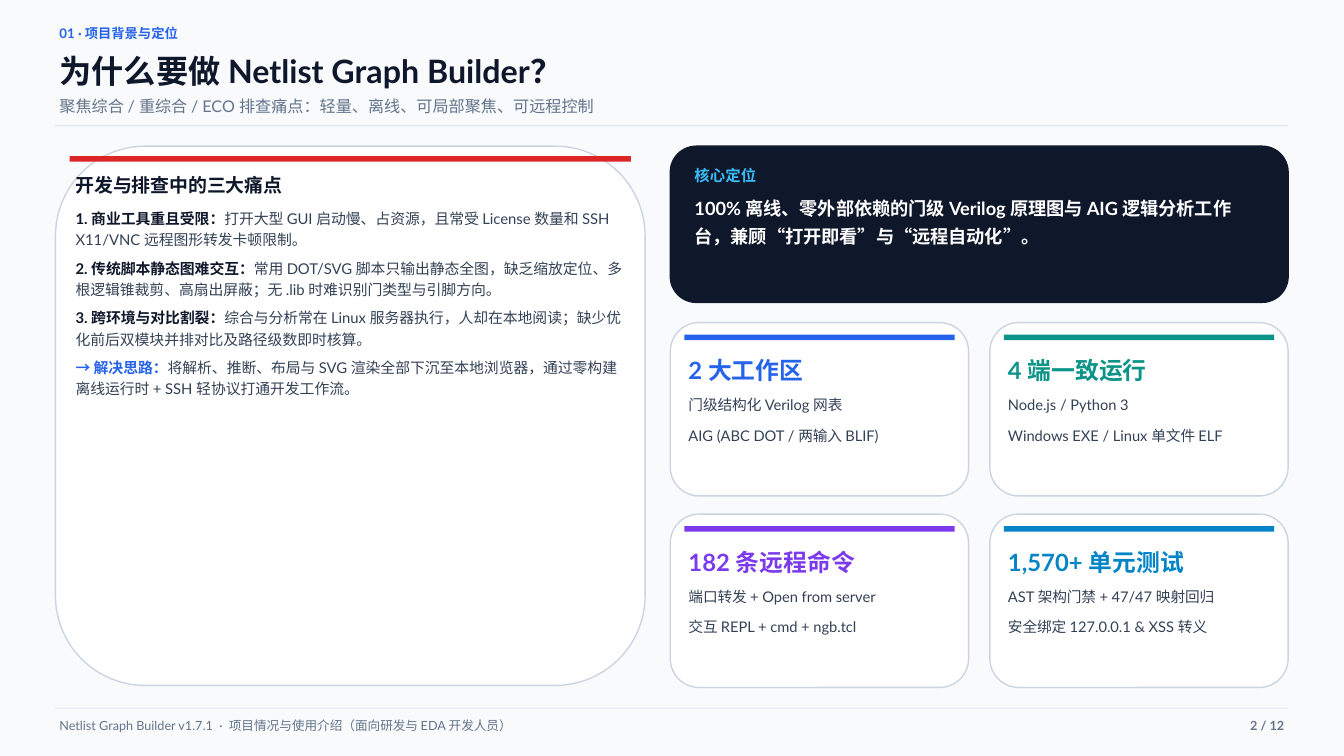
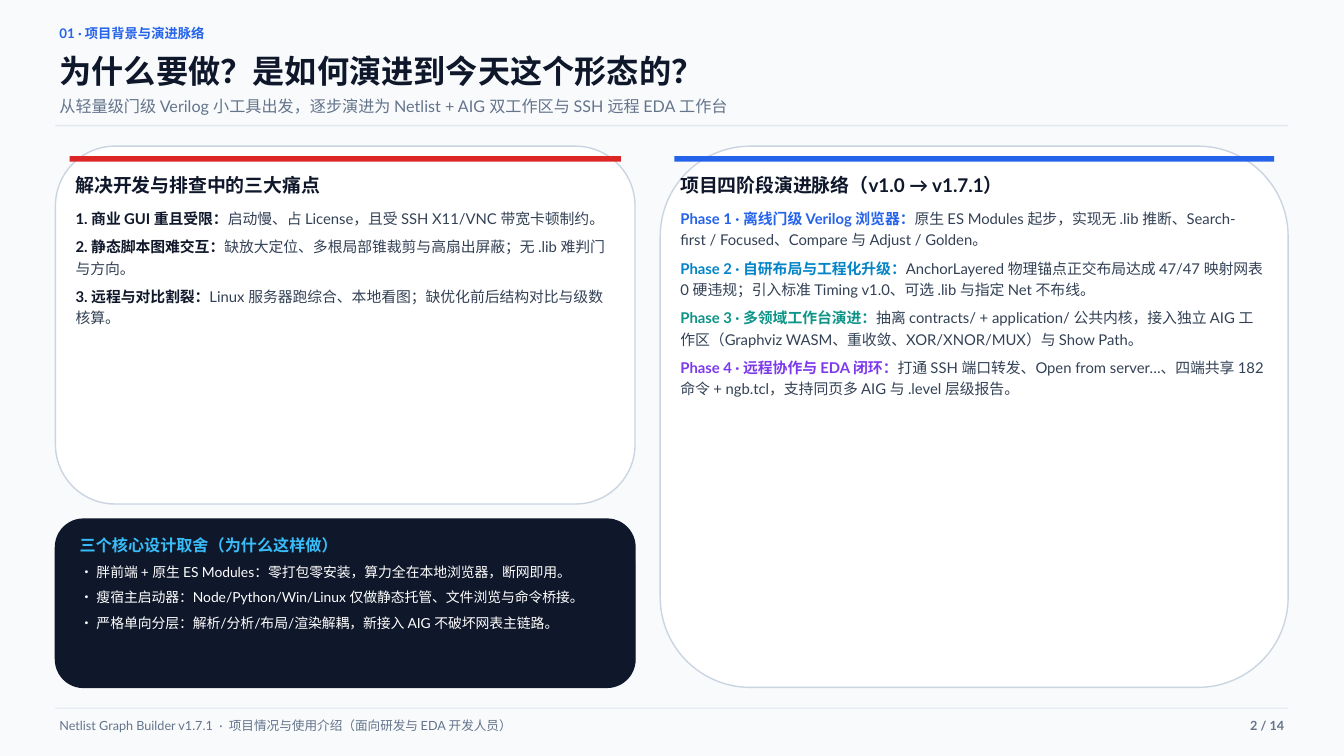
Before and after one commit to 11234201/NetlistGraphBuilder, a slide deck: slide 2 of docs/PROJECT_INTRO.pptx. Drawn at 1344x756 pixels with LibreOffice and Linux fonts; fonts in the diff are those of the drawing. Boxes give left, top, right and bottom in pixels: in the first picture for what was removed or moved away, otherwise in the second. Text is boxed around its words. In the diff, an @@ line names an element or a change of style, - is before the commit and + after.

```diff
--- a/docs/PROJECT_INTRO.pptx
+++ b/docs/PROJECT_INTRO.pptx
@@ text at [59, 27, 204, 39]: text changed @@
-01 · 项目背景与定位
+01 · 项目背景与演进脉络
@@ text at [59, 55, 703, 86]: text changed @@
-为什么要做 Netlist Graph Builder？
+为什么要做？是如何演进到今天这个形态的？
@@ text at [59, 98, 727, 115]: text changed @@
-聚焦综合 / 重综合 / ECO 排查痛点：轻量、离线、可局部聚焦、可远程控制
+从轻量级门级 Verilog 小工具出发，逐步演进为 Netlist + AIG 双工作区与 SSH 远程 EDA 工作台
@@ rounded rectangle: place and size @@
-rounded rectangle at [55, 146, 645, 686]
+rounded rectangle at [55, 146, 635, 504]
@@ rounded rectangle: place and size @@
-rounded rectangle at [670, 323, 969, 496]
+rounded rectangle at [660, 146, 1289, 688]
@@ rectangle: place and size @@
-rectangle at [70, 156, 631, 162]
+rectangle at [70, 156, 621, 162]
@@ text at [76, 176, 605, 324]: text changed @@
-开发与排查中的三大痛点
-1. 商业工具重且受限：打开大型 GUI 启动慢、占资源，且常受 License 数量和 SSH X11/VNC 远程图形转发卡顿限制。
-2. 传统脚本静态图难交互：常用 DOT/SVG 脚本只输出静态全图，缺乏缩放定位、多根逻辑锥裁剪、高扇出屏蔽；无 .lib 时难识别门类型与引脚方向。
-3. 跨环境与对比割裂：综合与分析常在 Linux 服务器执行，人却在本地阅读；缺少优化前后双模块并排对比及路径级数即时核算。
-→ 解决思路：将解析、推断、布局与 SVG 渲染全部下沉至本地浏览器，通过零构建离线运行时 + SSH 轻协议打通开发工作流。
+解决开发与排查中的三大痛点
+1. 商业 GUI 重且受限：启动慢、占 License，且受 SSH X11/VNC 带宽卡顿制约。
+2. 静态脚本图难交互：缺放大定位、多根局部锥裁剪与高扇出屏蔽；无 .lib 难判门与方向。
+3. 远程与对比割裂：Linux 服务器跑综合、本地看图；缺优化前后结构对比与级数核算。
@@ rectangle added at [675, 156, 1274, 162], fill #2563EB @@
@@ text added at [680, 173, 1264, 397], 10.6 pt, text #334155 @@
+项目四阶段演进脉络（v1.0 → v1.7.1）
+Phase 1 · 离线门级 Verilog 浏览器：原生 ES Modules 起步，实现无 .lib 推断、Search-first / Focused、Compare 与 Adjust / Golden。
+Phase 2 · 自研布局与工程化升级：AnchorLayered 物理锚点正交布局达成 47/47 映射网表 0 硬违规；引入标准 Timing v1.0、可选 .lib 与指定 Net 不布线。
+Phase 3 · 多领域工作台演进：抽离 contracts/ + application/ 公共内核，接入独立 AIG 工作区（Graphviz WASM、重收敛、XOR/XNOR/MUX）与 Show Path。
+Phase 4 · 远程协作与 EDA 闭环：打通 SSH 端口转发、Open from server…、四端共享 182 命令 + ngb.tcl，支持同页多 AIG 与 .level 层级报告。
@@ text removed at [694, 168, 1231, 246] @@
-核心定位
-100% 离线、零外部依赖的门级 Verilog 原理图与 AIG 逻辑分析工作台，兼顾“打开即看”与“远程自动化”。
@@ rounded rectangle removed at [990, 323, 1289, 496] @@
@@ rectangle removed at [685, 335, 955, 341] @@
@@ text removed at [688, 358, 878, 443] @@
-2 大工作区
-门级结构化 Verilog 网表
-AIG (ABC DOT / 两输入 BLIF)
@@ rectangle removed at [1004, 335, 1274, 341] @@
@@ text removed at [1008, 358, 1222, 442] @@
-4 端一致运行
-Node.js / Python 3
-Windows EXE / Linux 单文件 ELF
@@ rounded rectangle: place and size @@
-rounded rectangle at [670, 146, 1289, 302]
+rounded rectangle at [55, 519, 635, 688]
@@ text added at [80, 537, 584, 630], 9.9 pt, text #FFFFFF @@
+三个核心设计取舍（为什么这样做）
+• 胖前端 + 原生 ES Modules：零打包零安装，算力全在本地浏览器，断网即用。
+• 瘦宿主启动器：Node/Python/Win/Linux 仅做静态托管、文件浏览与命令桥接。
+• 严格单向分层：解析/分析/布局/渲染解耦，新接入 AIG 不破坏网表主链路。
@@ rounded rectangle removed at [670, 514, 969, 688] @@
@@ rectangle removed at [685, 526, 955, 532] @@
@@ rounded rectangle removed at [990, 514, 1289, 688] @@
@@ rectangle removed at [1004, 526, 1274, 532] @@
@@ text removed at [688, 550, 876, 635] @@
-182 条远程命令
-端口转发 + Open from server
-交互 REPL + cmd + ngb.tcl
@@ text removed at [1008, 551, 1214, 633] @@
-1,570+ 单元测试
-AST 架构门禁 + 47/47 映射回归
-安全绑定 127.0.0.1 & XSS 转义
@@ text at [1250, 721, 1285, 730]: text changed @@
-2 / 12
+2 / 14
```
Also in this commit, not shown: 11 other slides changed, 2 slides added, 5 other files.
